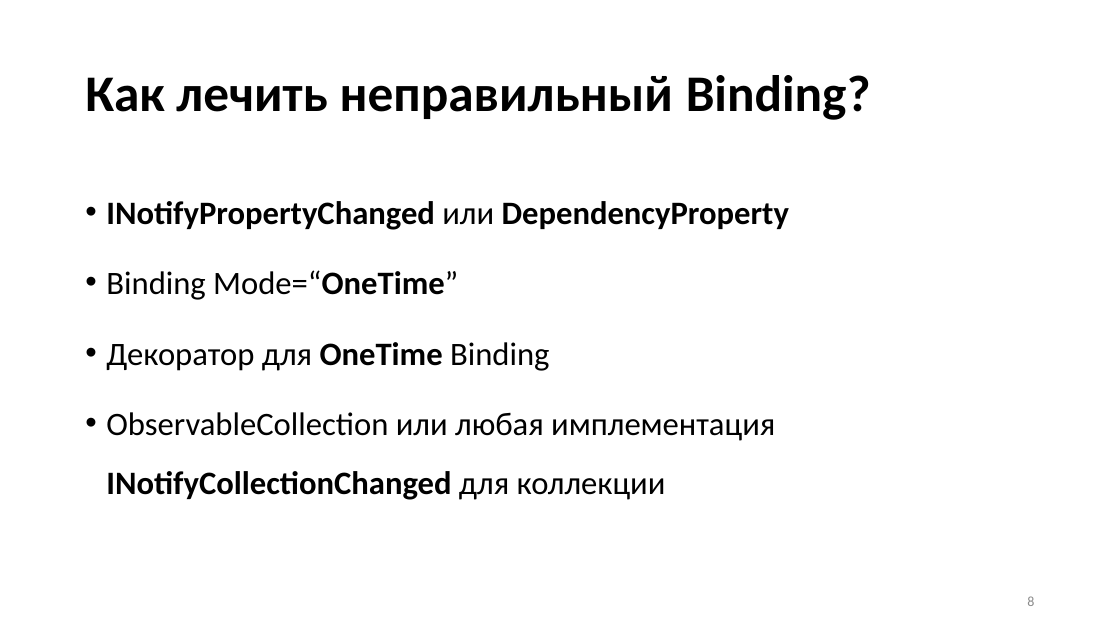
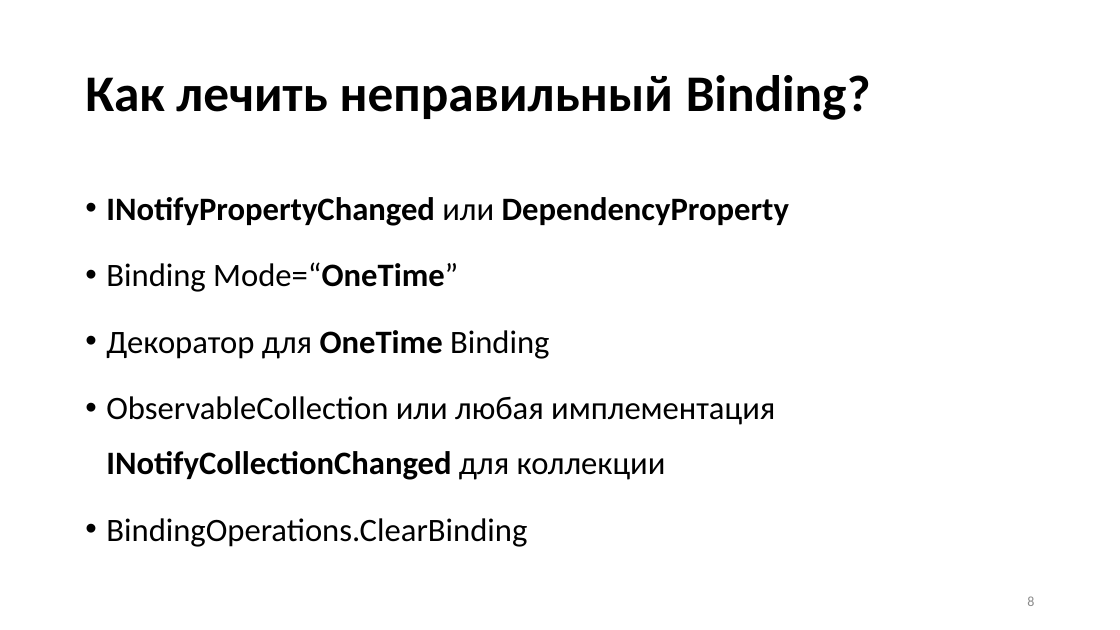
Before and after one commit to Talrandel/MemoryLeak, a slide deck: slide 8 of Утечки памяти.pptx. Drawn at 1120x630 pixels with LibreOffice and Linux fonts; fonts in the diff are those of the drawing. Boxes give left, top, right and bottom in pixels: in the first picture for what was removed or moved away, otherwise in the second. Text is boxed around its words. In the diff, an @@ line names an element or a change of style, - is before the commit and + after.

```diff
--- a/Утечки памяти.pptx
+++ b/Утечки памяти.pptx
@@ text at (106,197,789,480): line spacing 1.5 to 1.4 @@
@@ text at (106,518,527,547): paragraph added @@
+• BindingOperations.ClearBinding
```
Also in this commit, not shown: 6 other slides changed, 1 slide removed, 31 other files.
